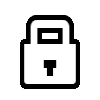
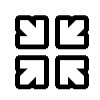
Layered file, before and after one edit (100x100). Changes by layer:
added layer "PathHint.png" above "ItemUnreachable.png" over [15, 15, 89, 90]
hid "ItemUnreachable.png" over [20, 15, 80, 89]
